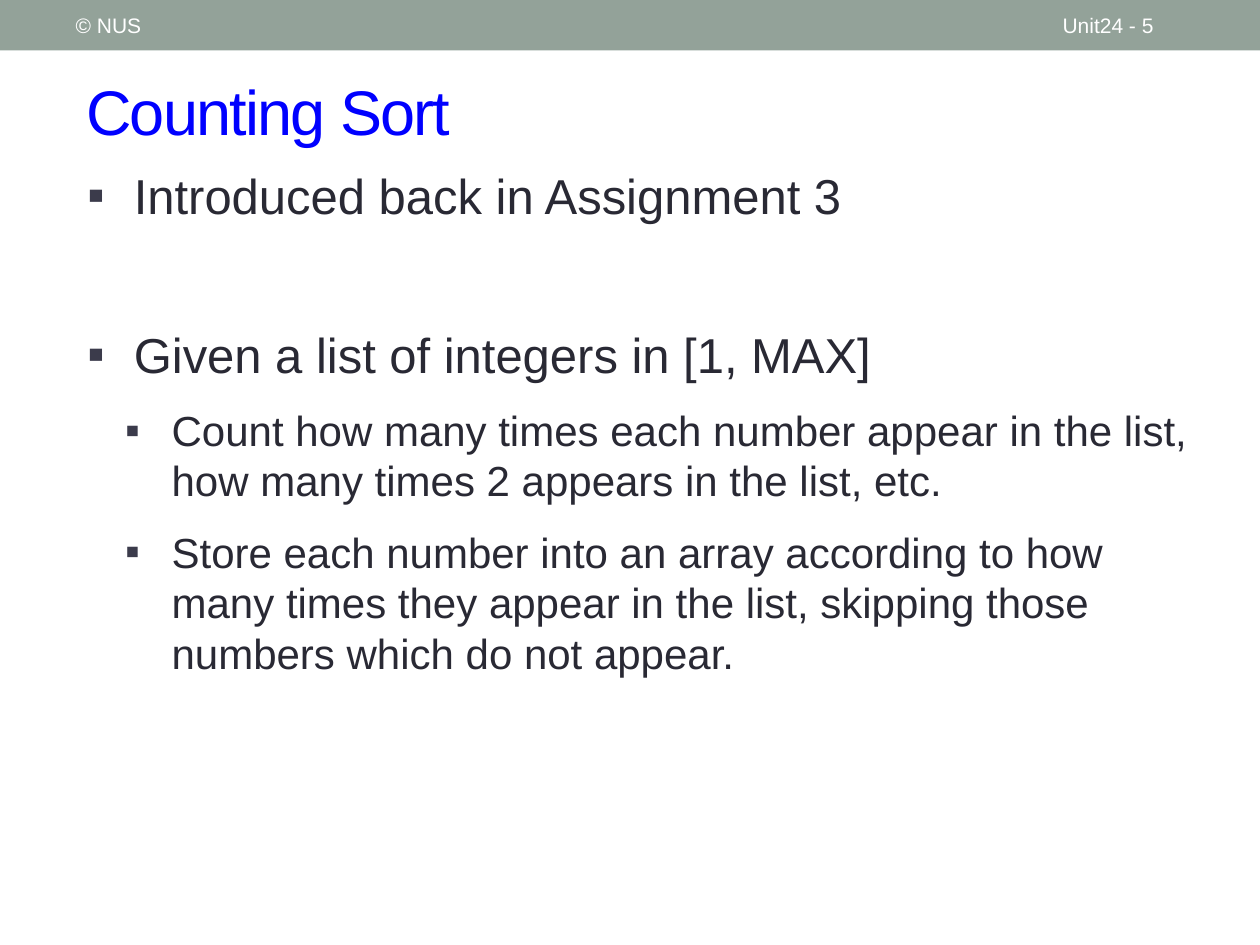
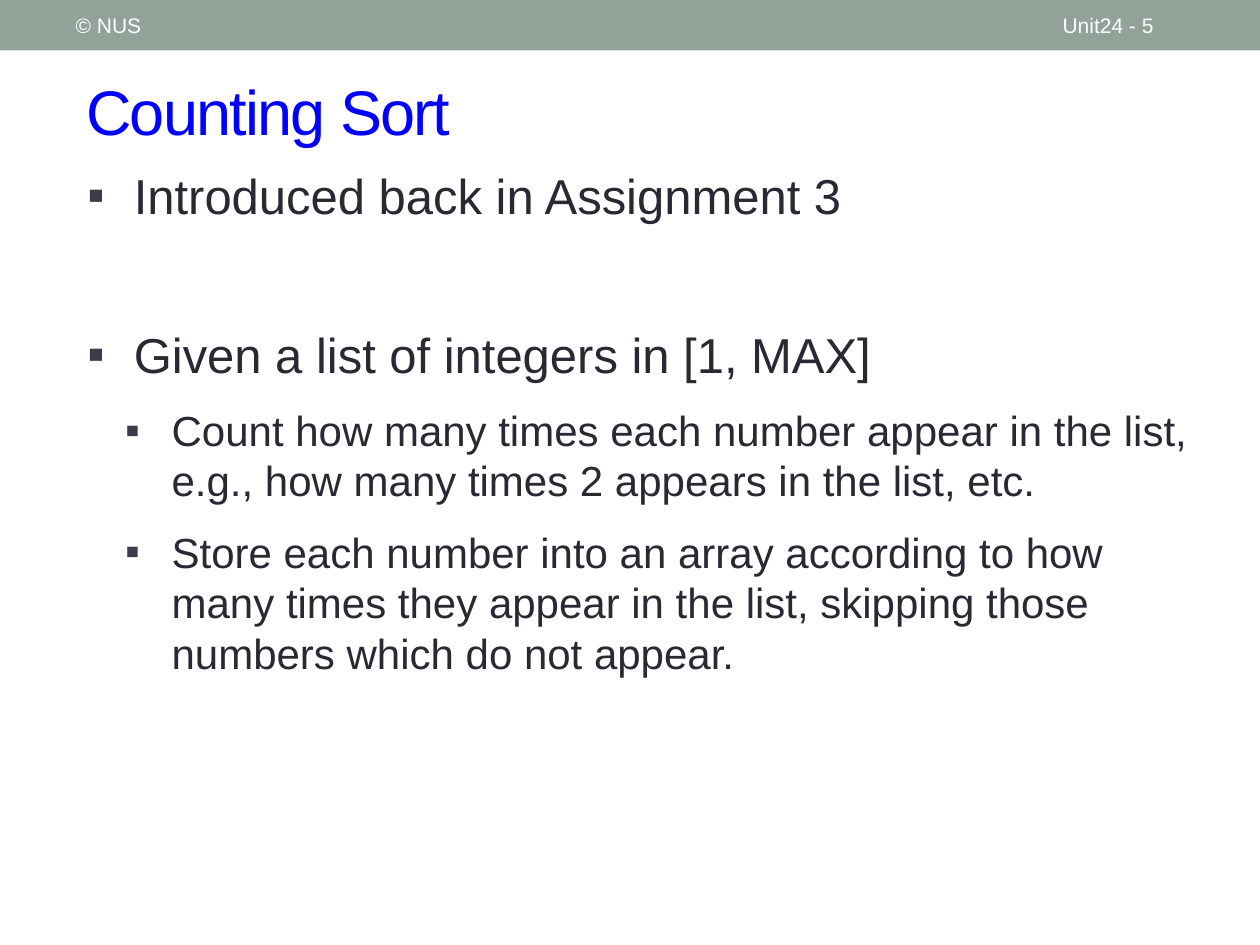
Before and after one commit to nus-cs1010-2021-s2/website, a slide deck: slide 5 of slides/Unit24_Sorting.pptx. Drawn at 1260x945 pixels with LibreOffice and Linux fonts; fonts in the diff are those of the drawing. Boxes give left, top, right and bottom in pixels: in the first picture for what was removed or moved away, otherwise in the second. Text is boxed around its words. In the diff, an @@ line names an element or a change of style, - is before the commit and + after.

```diff
--- a/slides/Unit24_Sorting.pptx
+++ b/slides/Unit24_Sorting.pptx
@@ text at (x1=172, y1=415, x2=1187, y2=505): text changed @@
-  ▪ Count how many times each number appear in the list, how many times 2 appears in the list, etc.
+  ▪ Count how many times each number appear in the list, e.g., how many times 2 appears in the list, etc.
```
Also in this commit, not shown: 7 other slides changed, 6 other files.
